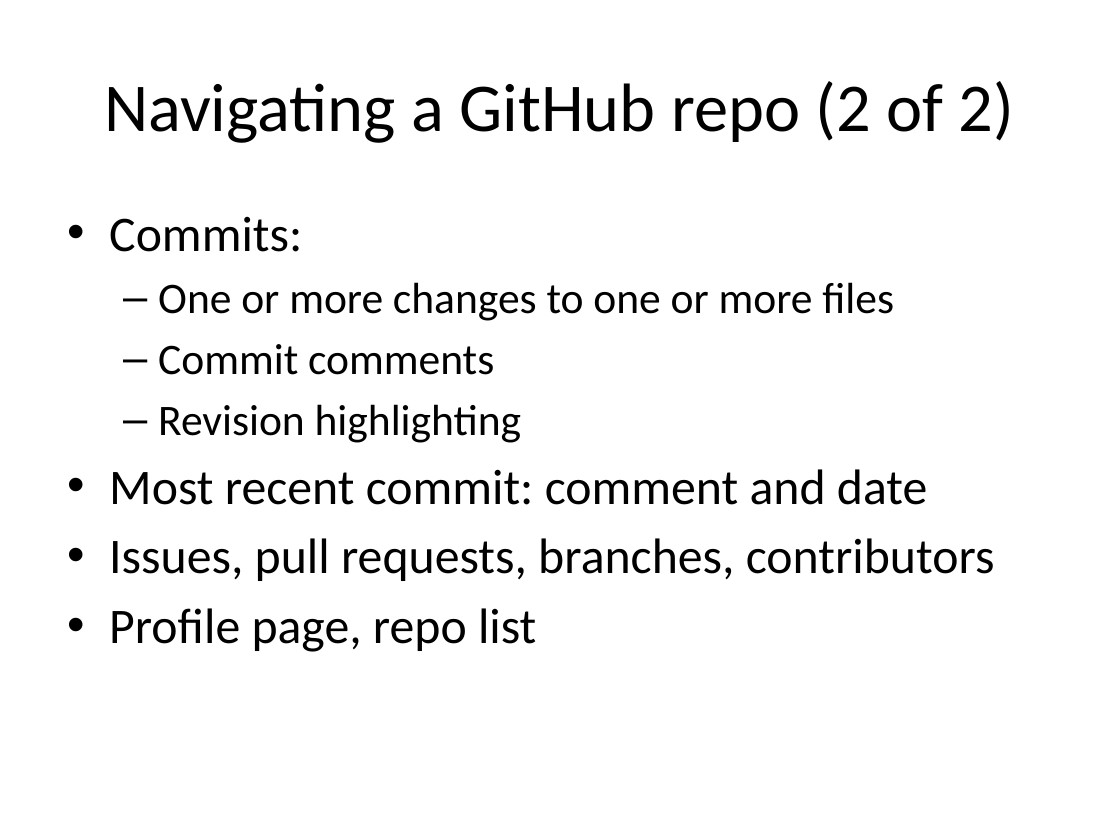
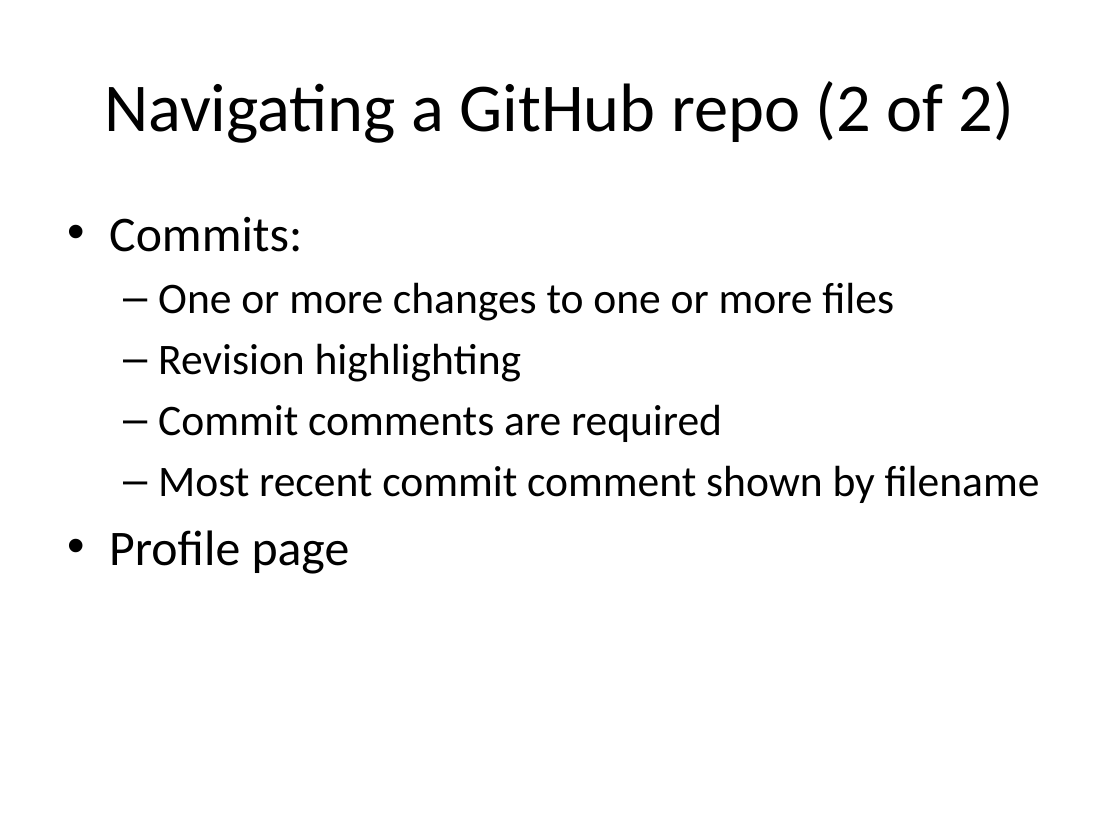
Before and after one commit to ajschumacher/gadsdc, a slide deck: slide 11 of 01-workflow/slides_git.pptx (slide 12 before the commit). Drawn at 1120x840 pixels with LibreOffice and Linux fonts; fonts in the diff are those of the drawing. Boxes give left, top, right and bottom in pixels: in the first picture for what was removed or moved away, otherwise in the second. Text is boxed around its words. In the diff, an @@ line names an element or a change of style, - is before the commit and + after.

```diff
--- a/01-workflow/slides_git.pptx
+++ b/01-workflow/slides_git.pptx
@@ text at bbox=[158, 344, 494, 375]: paragraph removed @@
-  – Commit comments
@@ text at bbox=[109, 404, 1040, 574]: text changed; size 32 to 28 pt @@
-• Most recent commit: comment and date
-• Issues, pull requests, branches, contributors
-• Profile page, repo list
+  – Commit comments are required
+  – Most recent commit comment shown by filename
+• Profile page
```
Also in this commit, not shown: 21 other slides changed, 1 slide added, 2 slides removed, 1 other file.
